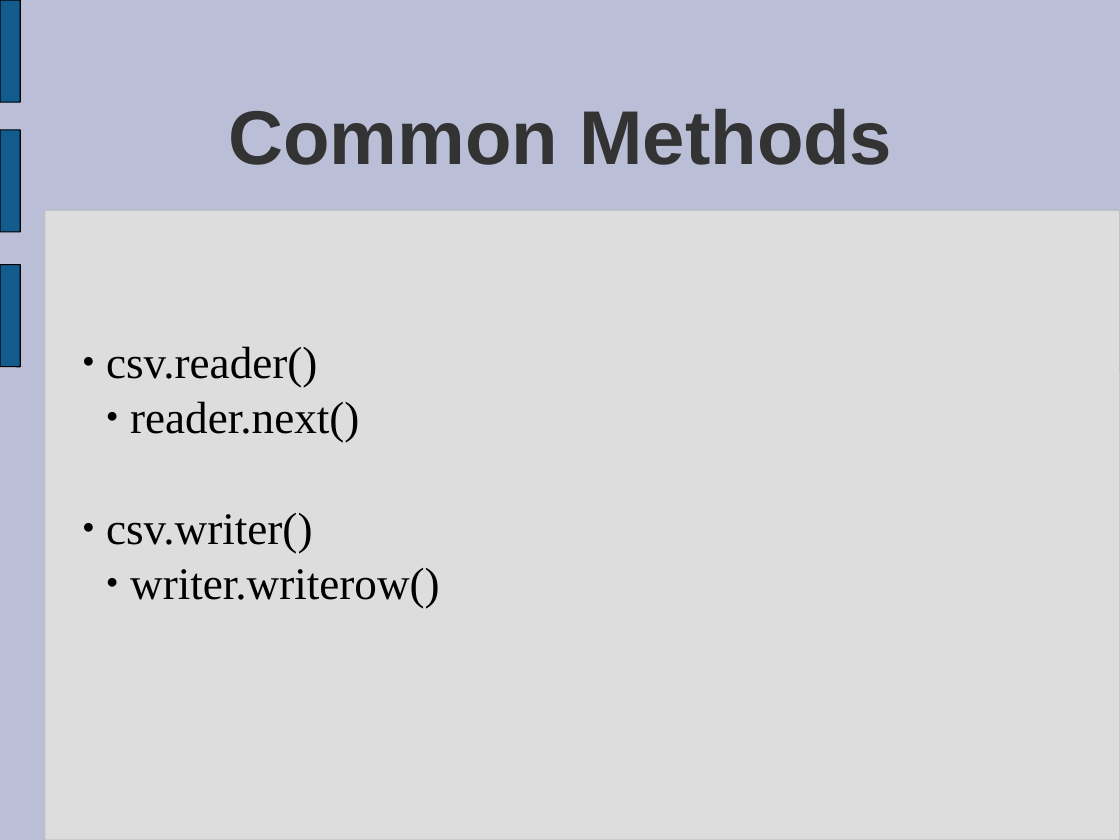
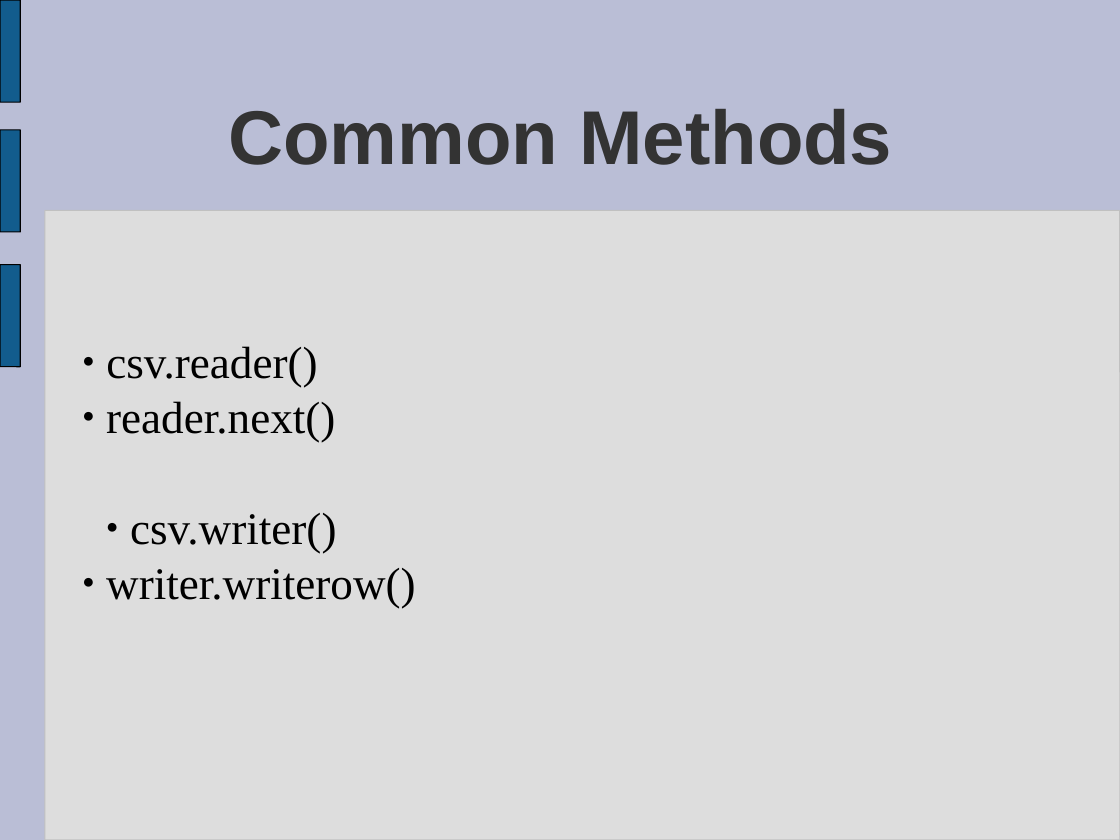
Before and after one commit to tdyhacker/pythonexploration, a slide deck: slide 4 of kusinwolf/CSV/CSV.ppt. Drawn at 1120x840 pixels with LibreOffice and Linux fonts; fonts in the diff are those of the drawing. Boxes give left, top, right and bottom in pixels: in the first picture for what was removed or moved away, otherwise in the second. Text is boxed around its words. In the diff, an @@ line names an element or a change of style, - is before the commit and + after.

```diff
--- a/kusinwolf/CSV/CSV.ppt
+++ b/kusinwolf/CSV/CSV.ppt
@@ subtitle "csv.reader()" at (106,346,416,608): indent changed @@
```
Also in this commit, not shown: 3 other slides changed, 9 other files.
